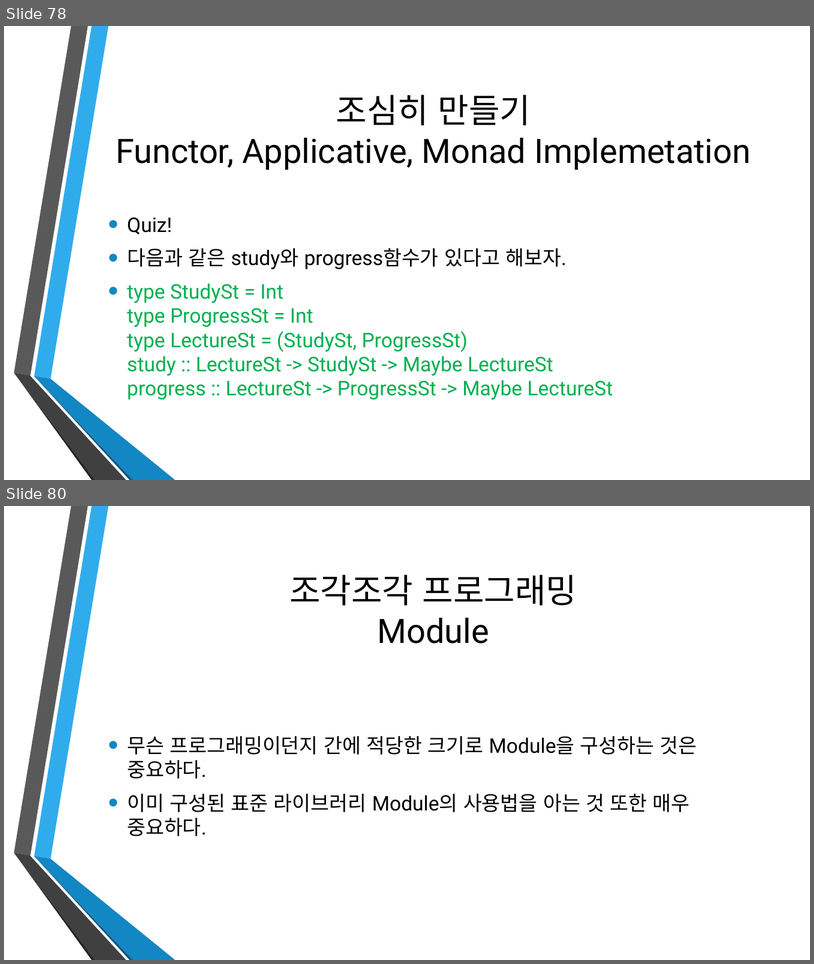
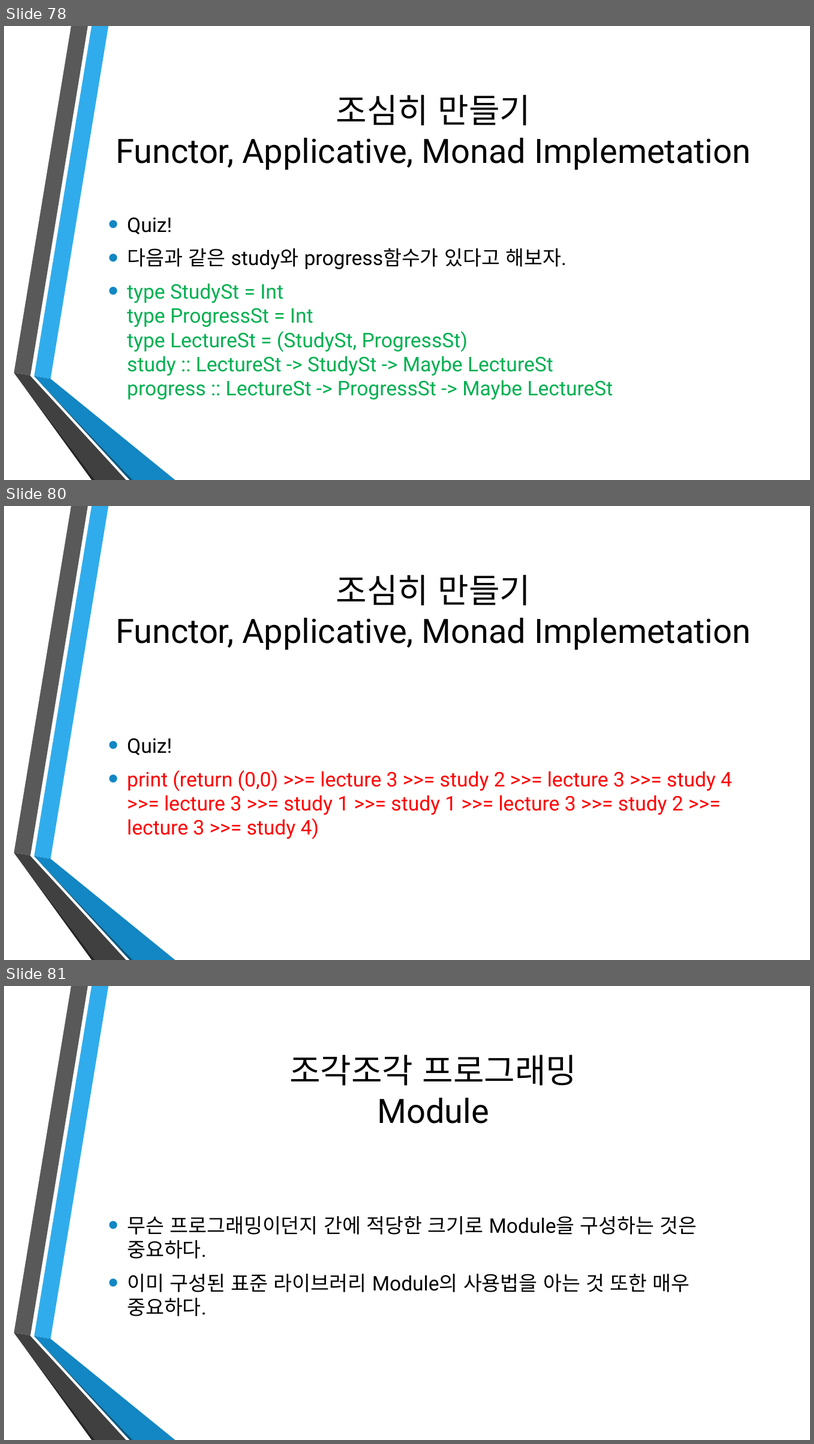
Before and after one commit to Ailrun/HaskellTutorial, a slide deck: Haskell04.pptx. Shown one above the other, each under a label of ours: slides 78 and 80 before the commit, slides 78, 80 and 81 after it; the slides between them are not shown. The pictures are 814x964 and 814x1444 pixels, drawn with LibreOffice and Linux fonts; fonts in the diff are those of the drawing; background and template pictures are left out. Boxes give left, top, right and bottom in pixels: in the first picture for what was removed or moved away, otherwise in the second. Text is boxed around its words. In the diff, an @@ line names an element or a change of style, - is before the commit and + after.

```diff
--- a/Haskell04.pptx
+++ b/Haskell04.pptx
@@ slide 80 added at [4, 506, 810, 960], background picture (left out); not listed: 6 template elements that a slide beside it also shows @@
@@ title added at [116, 574, 751, 650], 40 pt, text #000000 @@
+조심히 만들기
+Functor, Applicative, Monad Implemetation
@@ text added at [127, 738, 732, 839], 24 pt, text #FF0000 @@
+• Quiz!
+• print (return (0,0) >>= lecture 3 >>= study 2 >>= lecture 3 >>= study 4 >>= lecture 3 >>= study 1 >>= study 1 >>= lecture 3 >>= study 2 >>= lecture 3 >>= study 4)
@@ what was slide 80 is now slide 81 @@
```
Also in this commit, not shown: 6 slides changed, 6 other files.
